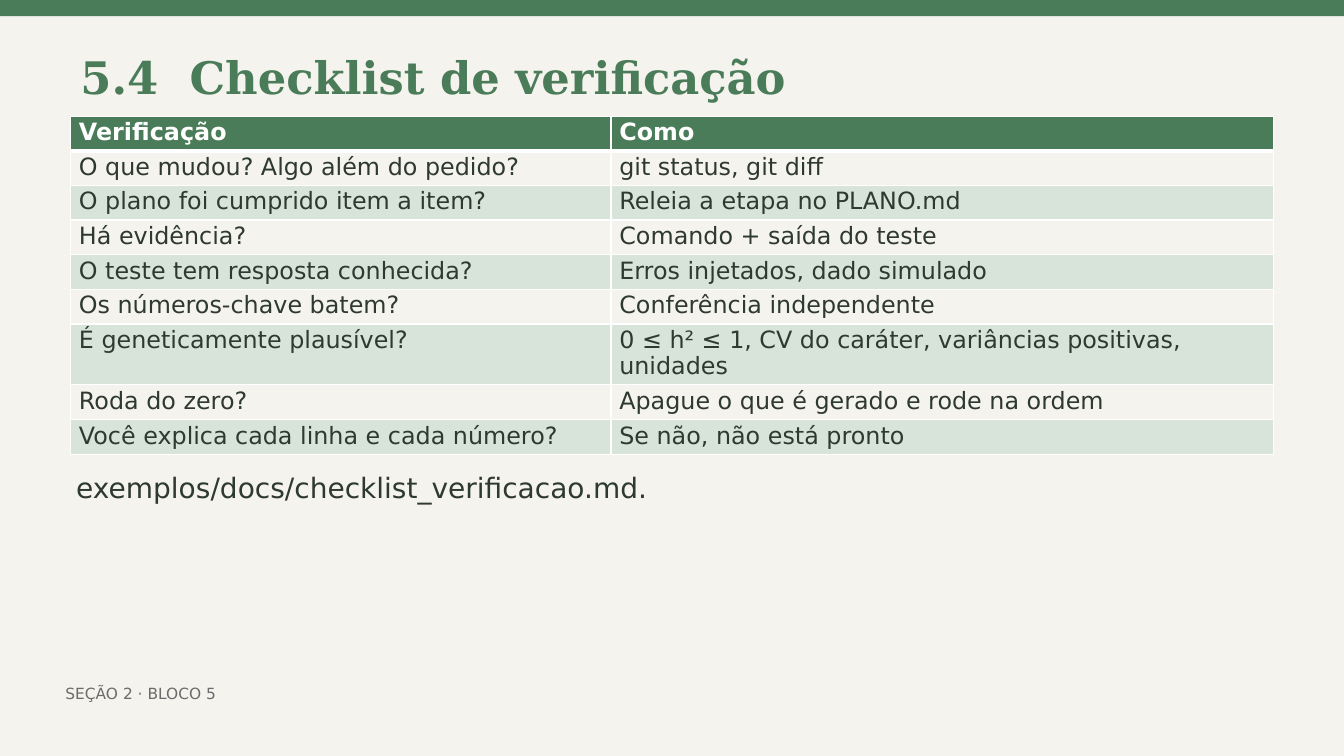
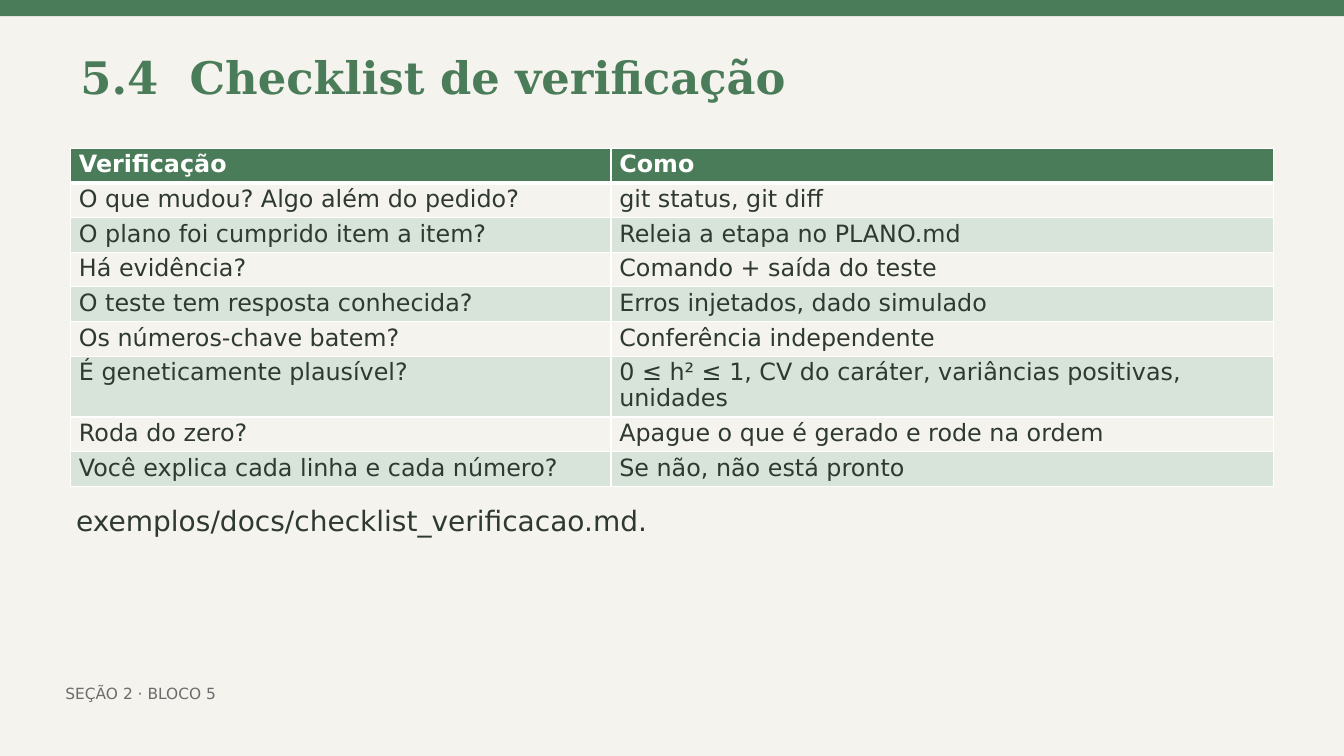
Before and after one commit to Bayer-Group/course-AI-UFV, a slide deck: slide 39 of 05. Implementação Prática e Coding suportado por IA_Éder/Claude Code no VS Code do primeiro contato a uma análise reproduzível_FIT796.pptx. Drawn at 1344x756 pixels with LibreOffice and Linux fonts; fonts in the diff are those of the drawing. Boxes give left, top, right and bottom in pixels: in the first picture for what was removed or moved away, otherwise in the second. Text is boxed around its words. In the diff, an @@ line names an element or a change of style, - is before the commit and + after.

```diff
--- a/05. Implementação Prática e Coding suportado por IA_Éder/Claude Code no VS Code do primeiro contato a uma análise reproduzível_FIT796.pptx
+++ b/05. Implementação Prática e Coding suportado por IA_Éder/Claude Code no VS Code do primeiro contato a uma análise reproduzível_FIT796.pptx
@@ table: place and size @@
-table at (71, 116, 1273, 453)
+table at (71, 148, 1273, 487)
@@ text "exemplos/docs/checklist_verificacao.md.": place and size @@
-text "exemplos/docs/checklist_verificacao.md." at (76, 476, 647, 505)
+text "exemplos/docs/checklist_verificacao.md." at (76, 509, 647, 537)
```
Also in this commit, not shown: 38 other slides changed, 7 other files.
